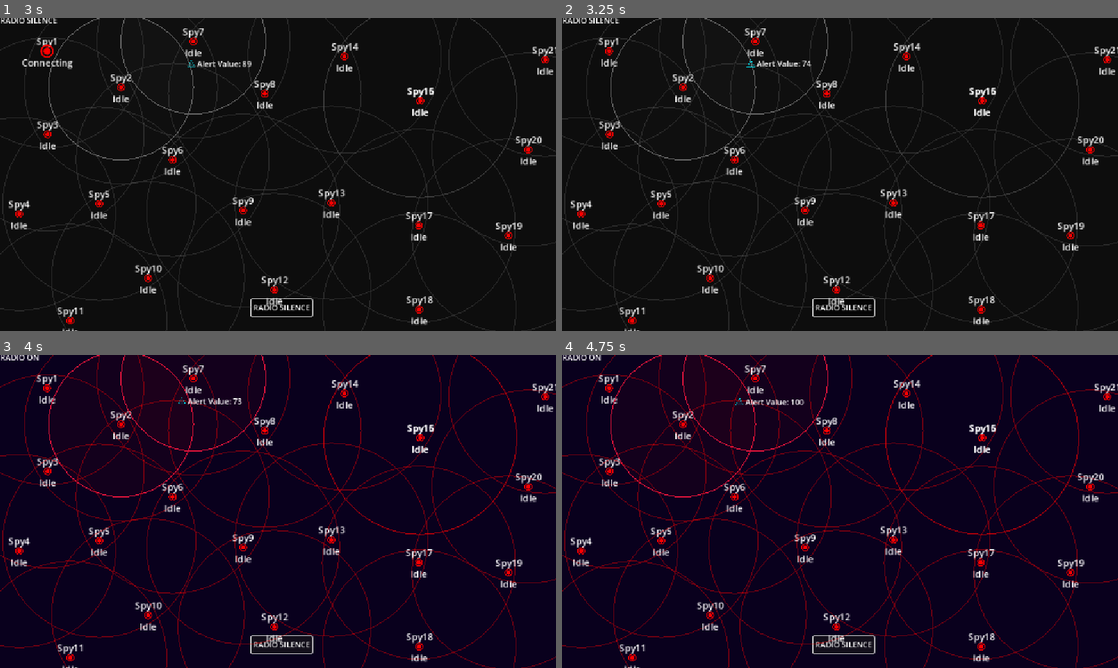
Above: before the commit, frames 1-4 (two rows, left to right).
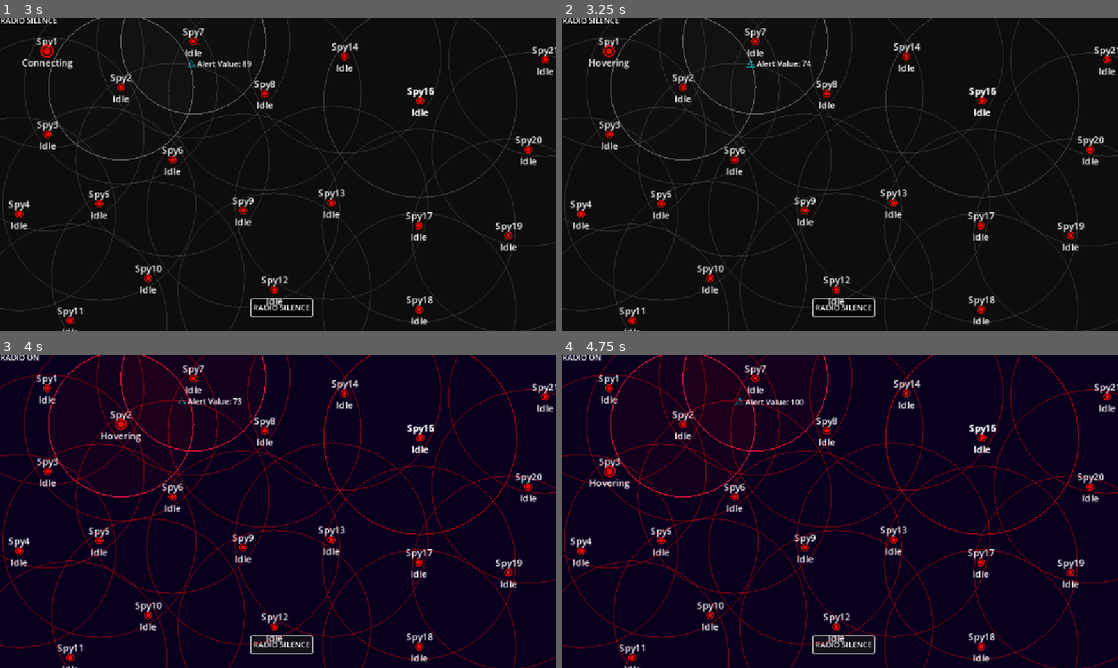
Above: after the commit, the same moments.

Repository: WoodAsh2501/radio-slience
Game: Godot game, scene res://scenes/level.tscn
Same seed, same stepped clock (60 frames per second), same inputs: the game is played once before the commit and once after it.
Inputs (mouse positions are in pixels of both pictures, inside the frame that each line leads up to):
- Up to frame 1 (3 s): click "RADIO SILENCE" at 0.5 s; click "RADIO SILENCE" at 1.25 s; click "RADIO SILENCE" at 2 s; move the mouse to (44, 49) at 2.77 s; hold Space (Silencing) from 2.78 s (still down); click (44, 49) at 2.92 s
- Up to frame 2 (3.25 s): keep holding Space (Silencing)
- Up to frame 3 (4 s): tap Enter at 3.5 s; move the mouse to (122, 423) at 3.52 s; release Space (Silencing) at 3.53 s; tap Space (Silencing) at 3.6 s; click (122, 423) at 3.67 s
- Up to frame 4 (4.75 s): tap Space (Silencing) at 4.25 s; move the mouse to (612, 470) at 4.27 s; hold Space (Silencing) from 4.28 s (still down); click (612, 470) at 4.42 s

Frame 1 is identical in both runs. In frame 2, 0.2% of the frame differs, in the area x 4-13%, y 8-17%; in frame 3, 0.2%; in frame 4, 0.2%.

Commit message:
✨ feat(spy): continus emit mouse inside signal to handle interaction

Diff:
--- a/scripts/game_objects/spy/spy_node.gd
+++ b/scripts/game_objects/spy/spy_node.gd
@@ -2,7 +2,17 @@
 
 @onready var state_machine = get_node('../StateMachine')
 
-func _on_mouse_entered() -> void:
+signal mouse_still_inside
+
+func _ready() -> void:
+	connect("mouse_still_inside", _on_mouse_still_inside)
+
+func _process(_delta) -> void:
+	var mouse_position = get_global_mouse_position()
+	if mouse_position.distance_to(global_position) < 16:
+		emit_signal("mouse_still_inside")
+
+func hover_handler():
 	if not state_machine.is_state("Idle"):
 		return
 	if Input.is_mouse_button_pressed(MOUSE_BUTTON_LEFT):
@@ -10,6 +20,12 @@
 	else:
 		state_machine.spy_switch_to("Hovering")
 
+func _on_mouse_still_inside() -> void:
+	hover_handler()
+
+func _on_mouse_entered() -> void:
+	hover_handler()
+
 func _on_mouse_exited() -> void:
 	if state_machine.get_state_name() in ["Hovering", "Selected"]:
 		state_machine.spy_switch_to("Idle")
